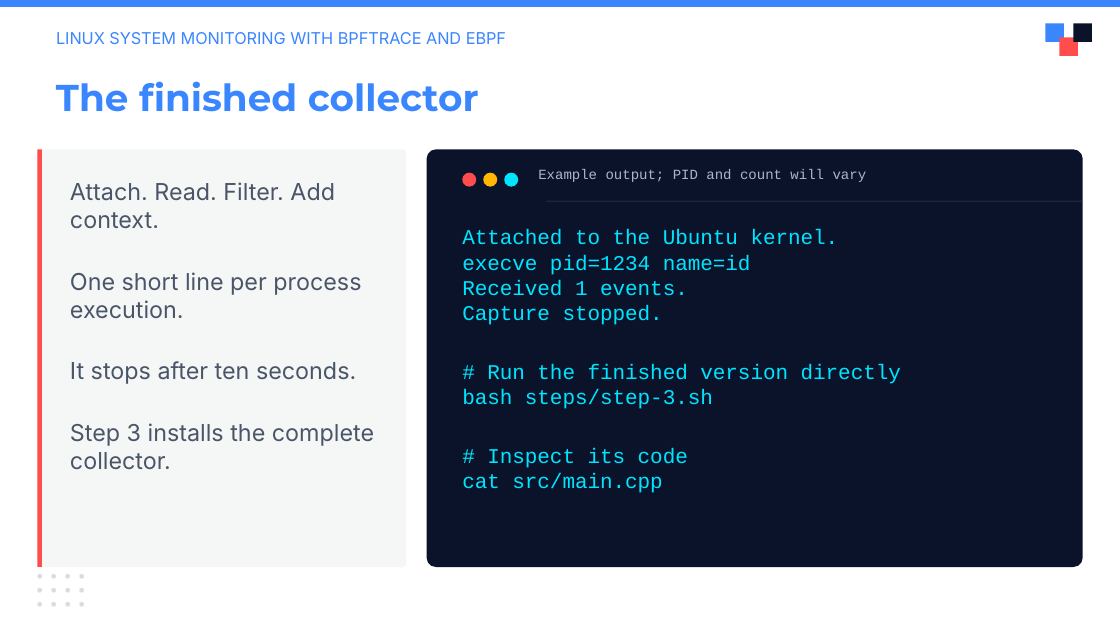
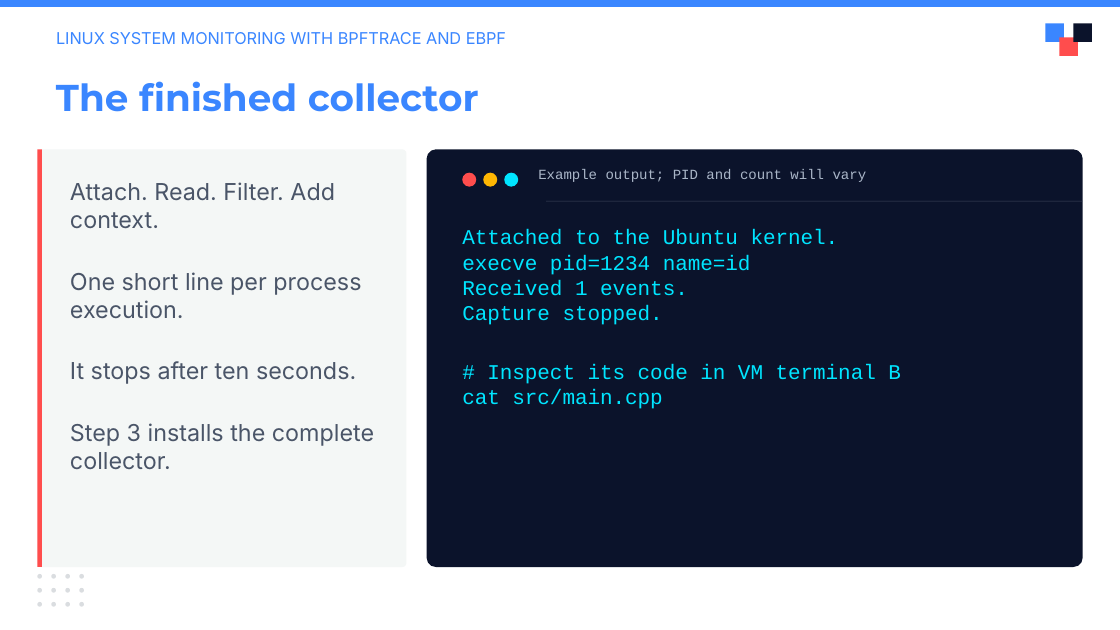
Before and after one commit to julianshalaby-perj/falco-libs-workshop, a slide deck: slide 13 of presentation/falco-libs-intro.pptx (slide 12 before the commit). Drawn at 1120x630 pixels with LibreOffice and Linux fonts; fonts in the diff are those of the drawing; background and template pictures are left out. Boxes give left, top, right and bottom in pixels: in the first picture for what was removed or moved away, otherwise in the second. Text is boxed around its words. In the diff, an @@ line names an element or a change of style, - is before the commit and + after.

Commit message:
Show separate Mac and Windows step commands in slides

```diff
--- a/presentation/falco-libs-intro.pptx
+++ b/presentation/falco-libs-intro.pptx
@@ text at [487, 364, 901, 384]: text changed @@
-# Run the finished version directly
-bash steps/step-3.sh
-# Inspect its code
+# Inspect its code in VM terminal B
```
Also in this commit, not shown: 6 other slides changed, 1 slide added.
